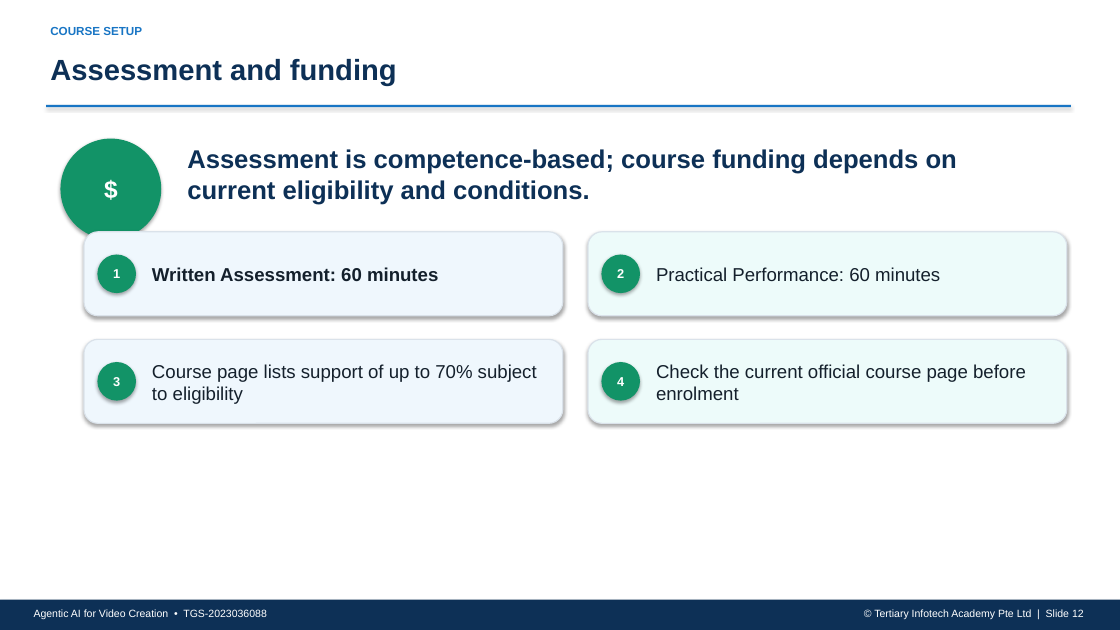
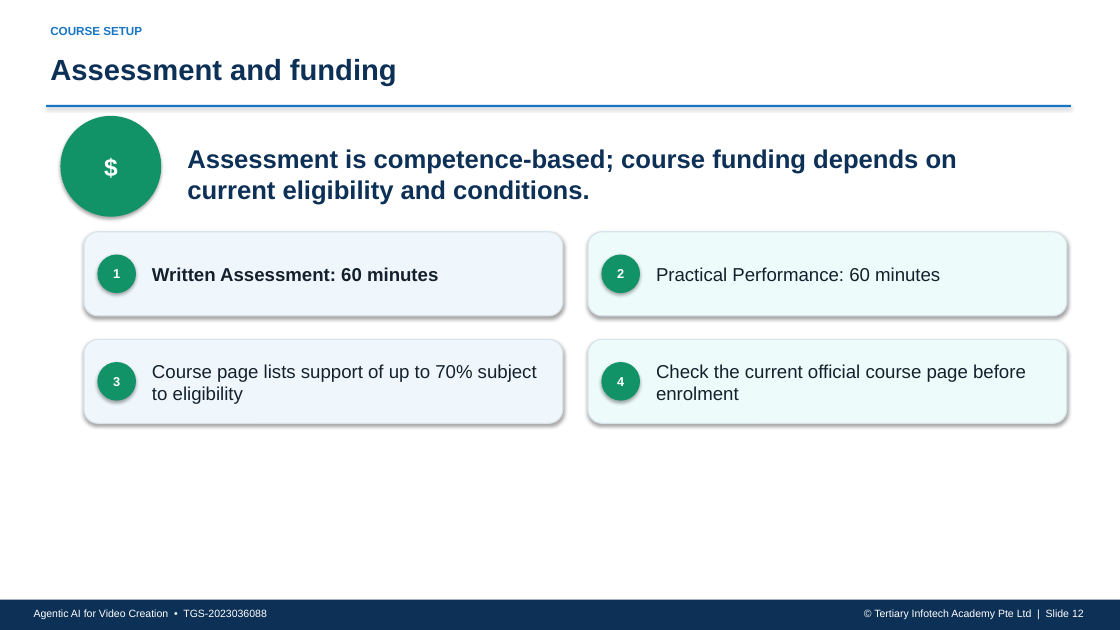
Before and after one commit to tertiarycourses/TGS-2023036088-Agentic-AI-for-Video-Creation, a slide deck: slide 12 of courseware/PPT-Agentic AI for Video Creation-v4.0.pptx. Drawn at 1120x630 pixels with LibreOffice and Linux fonts; fonts in the diff are those of the drawing. Boxes give left, top, right and bottom in pixels: in the first picture for what was removed or moved away, otherwise in the second. Text is boxed around its words. In the diff, an @@ line names an element or a change of style, - is before the commit and + after.

```diff
--- a/courseware/PPT-Agentic AI for Video Creation-v4.0.pptx
+++ b/courseware/PPT-Agentic AI for Video Creation-v4.0.pptx
@@ ellipse: place and size @@
-ellipse at [60, 139, 161, 239]
+ellipse at [60, 116, 161, 217]
@@ text "$": place and size @@
-text "$" at [60, 139, 161, 239]
+text "$" at [60, 116, 161, 217]
```
Also in this commit, not shown: 17 other slides changed, 1 other file.
